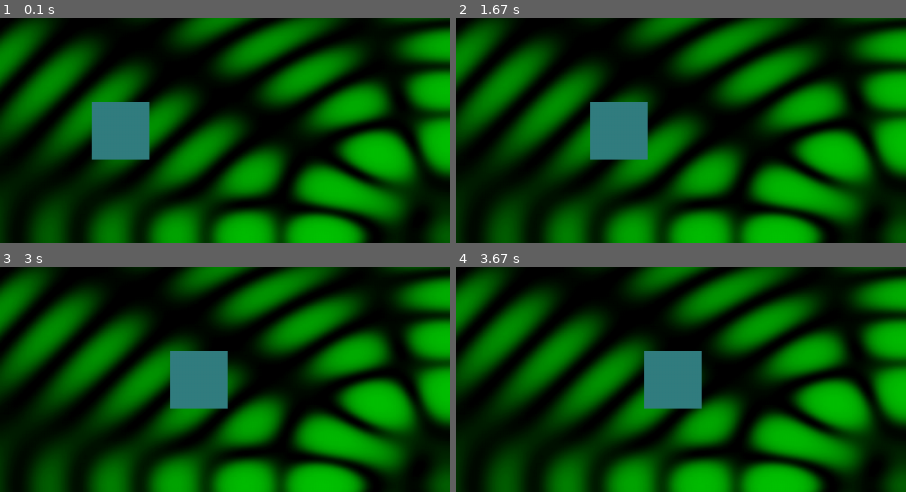
Above: before the commit, frames 1-4 (two rows, left to right).
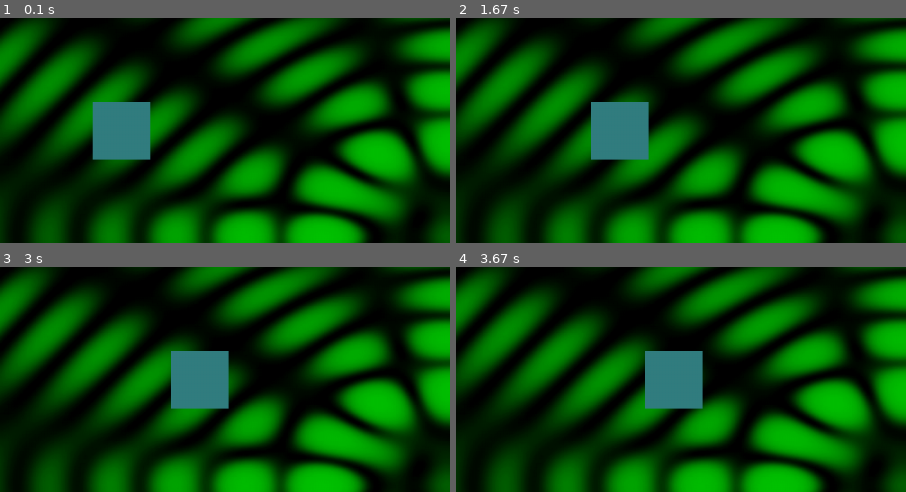
Above: after the commit, the same moments.

Repository: VulturCadens/notebook
Game: pygame game, started from Python/Pygame/main.py
Same seed, same stepped clock (60 frames per second), same inputs: the game is played once before the commit and once after it.
Inputs:
- Up to frame 1 (0.1 s): no input
- Up to frame 2 (1.67 s): no input
- Up to frame 3 (3 s): no input
- Up to frame 4 (3.67 s): no input
The pictures show only the part of the screen within x 0-50%, y 1-51%; the shares and areas given below are measured in that part.

The runs differ from the first frame. In frame 1, 0.2% of the frame differs, in the area x 20-34%, y 37-64%; in frame 2, 0.2%; in frame 3, 0.2%; in frame 4, 0.2%.

Commit message:
Update surface.blit() arguments.

Diff:
--- a/Python/Pygame/main.py
+++ b/Python/Pygame/main.py
@@ -25,6 +25,8 @@
     SDL.display.set_icon(window_icon)
     SDL.display.set_caption("Window Title")
 
+    screen.blit(background, (0, 0))
+
     while True:
         for event in SDL.event.get():
             if event.type in (SDL.QUIT, SDL.KEYDOWN):
@@ -43,10 +45,12 @@
                 elif right_button:
                     print("Right mouse button event")
 
-        screen.blit(background, (0, 0))
-        screen.blit(box, (x, 100))
+        source_rect = (x, 100, 64, 64)
+        screen.blit(source=background, dest=(x, 100), area=source_rect)
 
         x += speed
+
+        screen.blit(box, (x, 100))
 
         if x >= 900 or x <= 10:
             speed *= -1
